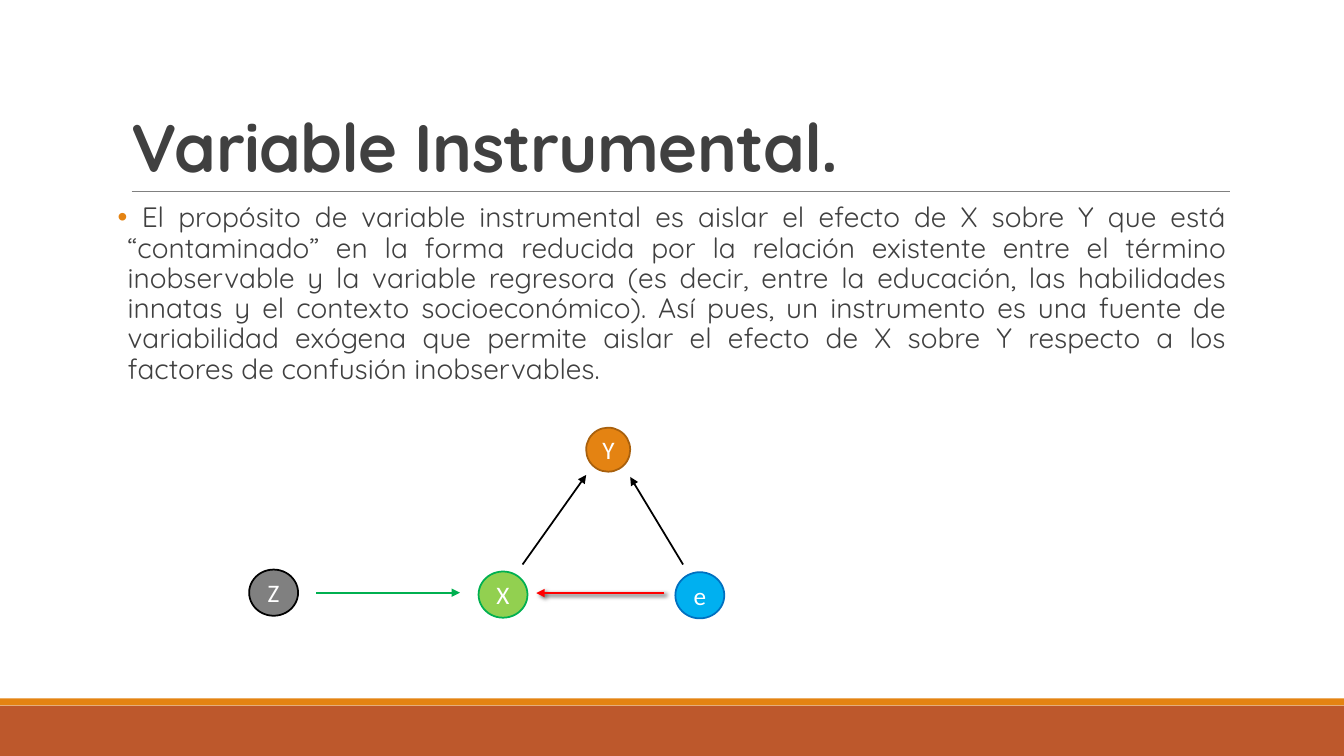
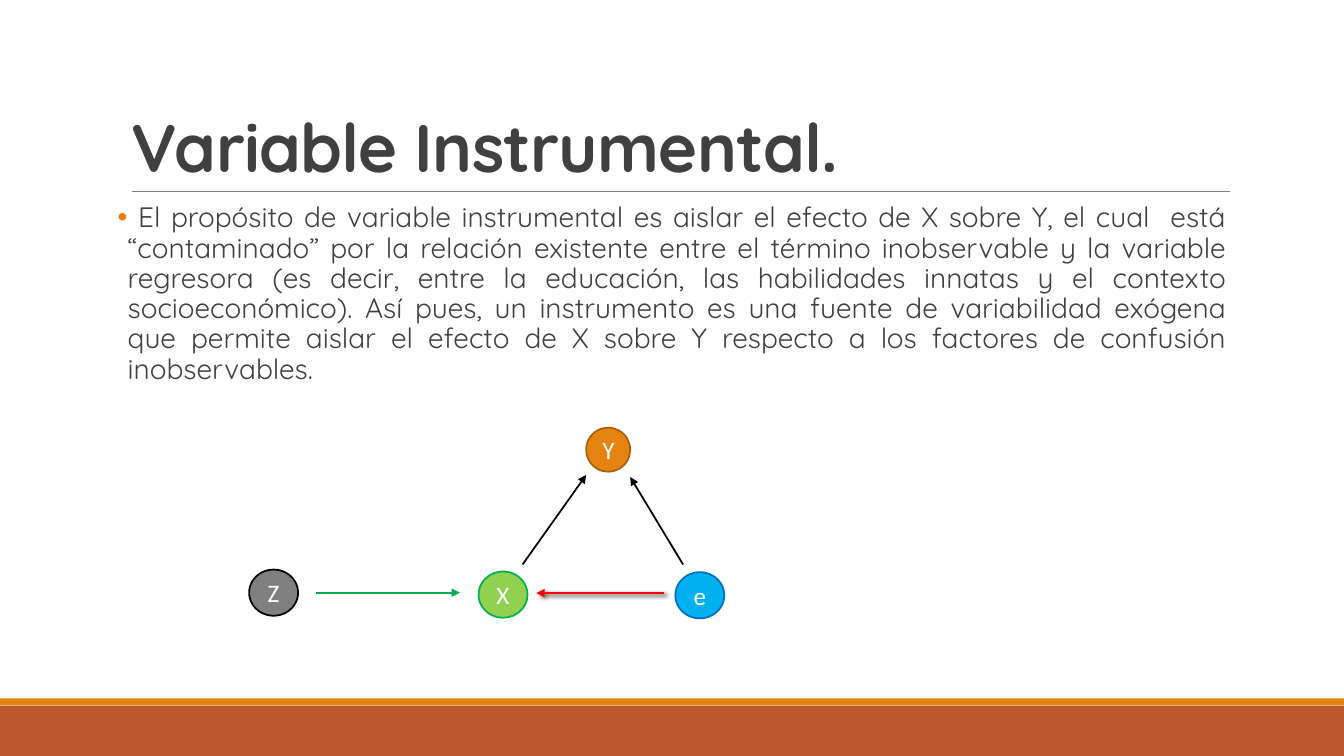
Before and after one commit to Econometria2-Unal/Scripts_monitoria_2021_1, a slide deck: slide 7 of Sesión 5 de Monitoria - Variables Instrumentales/1_documentos_pdfs/Variable Instrumental.pptx. Drawn at 1344x756 pixels with LibreOffice and Linux fonts; fonts in the diff are those of the drawing. Boxes give left, top, right and bottom in pixels: in the first picture for what was removed or moved away, otherwise in the second. Text is boxed around its words. In the diff, an @@ line names an element or a change of style, - is before the commit and + after.

```diff
--- a/Sesión 5 de Monitoria - Variables Instrumentales/1_documentos_pdfs/Variable Instrumental.pptx
+++ b/Sesión 5 de Monitoria - Variables Instrumentales/1_documentos_pdfs/Variable Instrumental.pptx
@@ text at box(128, 206, 1226, 380): text changed @@
-• El propósito de variable instrumental es aislar el efecto de X sobre Y que está “contaminado” en la forma reducida por la relación existente entre el término inobservable y la variable regresora (es decir, entre la educación, las habilidades innatas y el contexto socioeconómico). Así pues, un instrumento es una fuente de variabilidad exógena que permite aislar el efecto de X sobre Y respecto a los factores de confusión inobservables.
+• El propósito de variable instrumental es aislar el efecto de X sobre Y, el cual está “contaminado” por la relación existente entre el término inobservable y la variable regresora (es decir, entre la educación, las habilidades innatas y el contexto socioeconómico). Así pues, un instrumento es una fuente de variabilidad exógena que permite aislar el efecto de X sobre Y respecto a los factores de confusión inobservables.
```
Also in this commit, not shown: 2 other slides changed.
